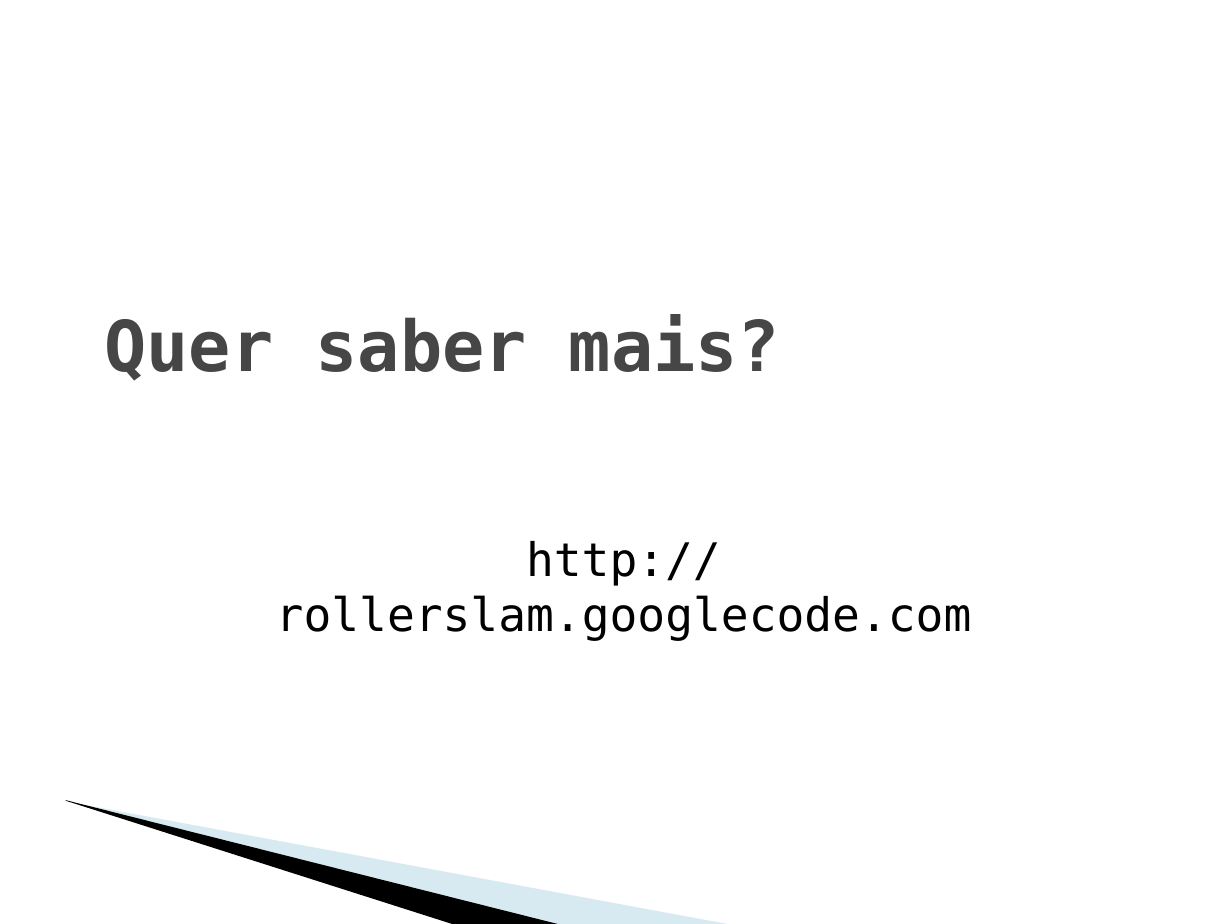
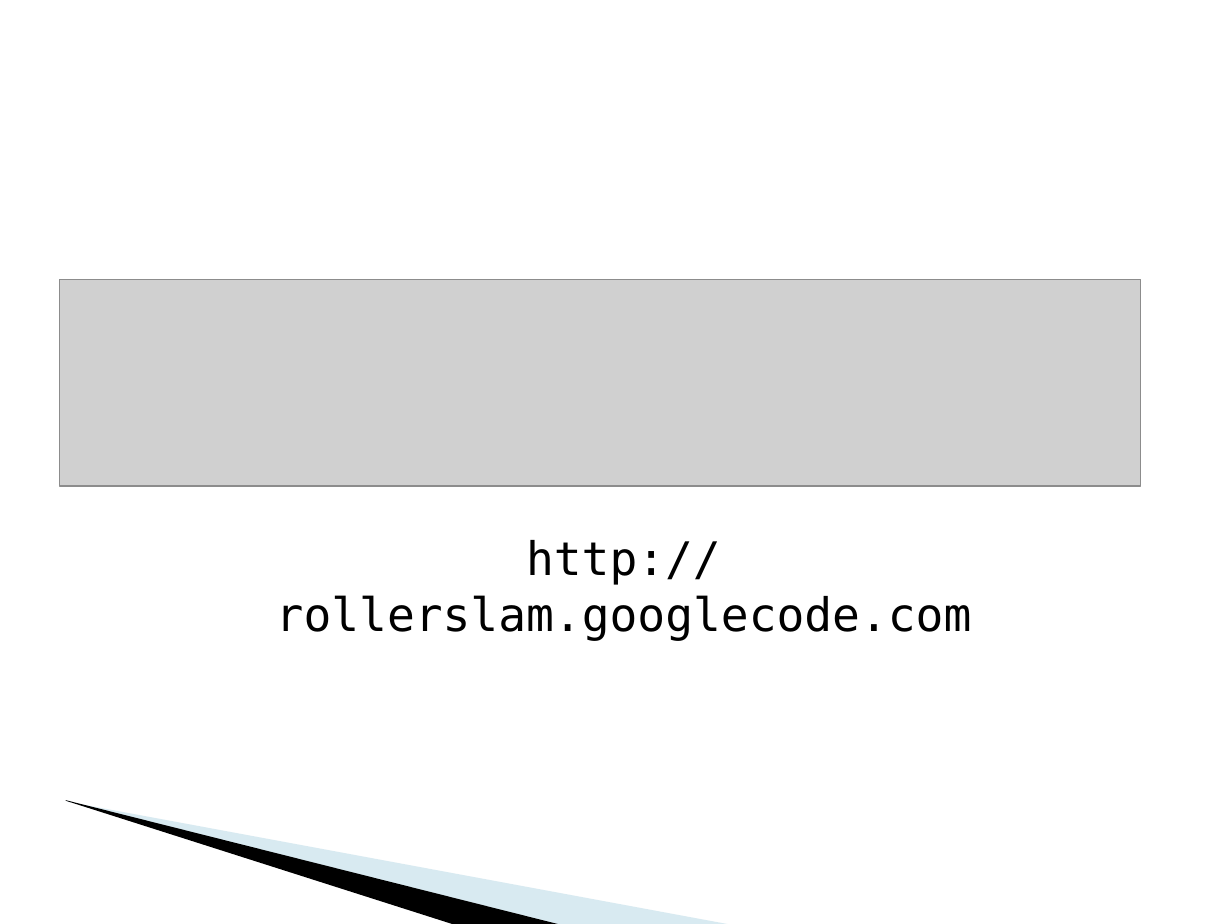
Before and after one commit to krishprince/rollerslam, a slide deck: slide 25 of docs/PresentationAgentes.ppt (slide 22 before the commit). Drawn at 1232x924 pixels with LibreOffice and Linux fonts; fonts in the diff are those of the drawing; grey boxes stand for pictures; background and template pictures are left out. Boxes give left, top, right and bottom in pixels: in the first picture for what was removed or moved away, otherwise in the second. Text is boxed around its words. In the diff, an @@ line names an element or a change of style, - is before the commit and + after.

```diff
--- a/docs/PresentationAgentes.ppt
+++ b/docs/PresentationAgentes.ppt
@@ picture added at [60, 280, 1141, 487] @@
@@ title removed at [105, 315, 780, 381] @@
-Quer saber mais?
```
Also in this commit, not shown: 11 other slides changed, 5 slides added, 2 slides removed.
